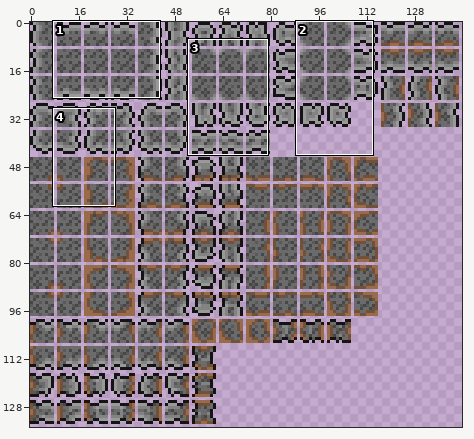
One commit to this sprite sheet: Tiles/Defiled/Defiled_Sand.png. Above: a wide view before the commit, with the close-up outlined.
Close-up. Before the edit:
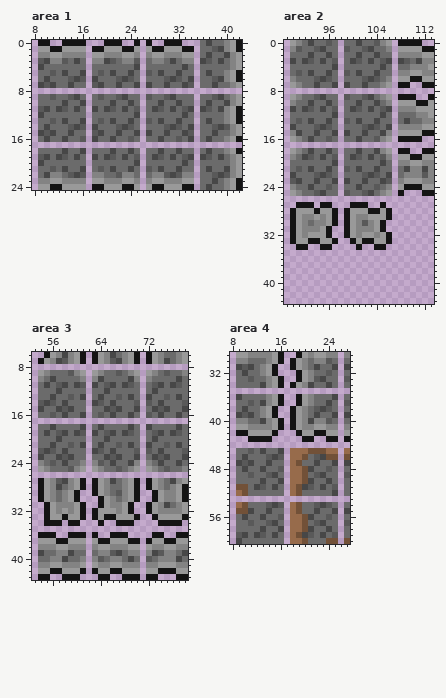
The file is 288x270 pixels, drawn in blocks of 2x2; one block is one cell here. Colours within 5 levels of each other are drawn and written as one. Shown: area 1: x 8..42, y 0..24; area 2: x 89..113, y 0..43; area 3: x 53..78, y 6..43; area 4: x 8..27, y 29..60. The commit also changed other parts of the picture, which this record leaves out.
The result:
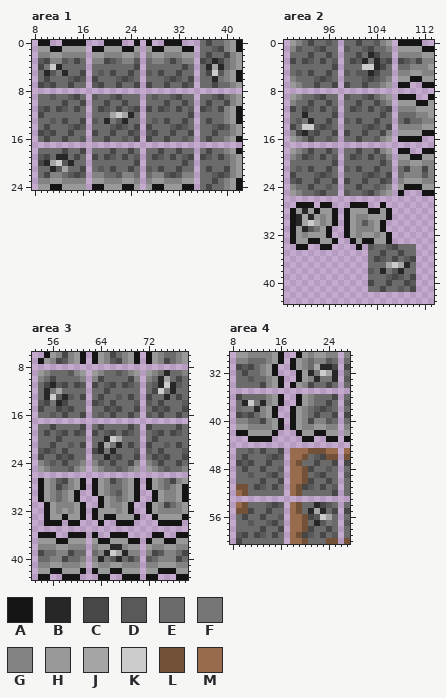
Palette (. is transparent): A #141414  B #272727  C #474747  D #595959  E #6b6b6b  F #767676  G #838383  H #999999  J #a5a5a5  K #cccccc  L #725138  M #976b4b
What changed:
Changed rows in their new state; - is an unchanged pixel.
Area 1:
first column x 10:
 3 ----------------------------B-
 4 FKB------------------------BJB
 5 B-FB------------------------KD
 6 ----------------------------BF
 9 --------DE-DCE---ED-EDC-------
10 ----------CE-CE----EC-EC------
11 --------ECDECEDC-CECDECED-----
12 -----------JKJBE-------EC-----
13 --------DEBFDBE--EDEC-EC------
14 --------E--DCDEC-C--EDCDE-----
15 --------CE-CE-CD-DC-EC-EC-----
16 --------E-CE-DEC-C-EC-EDE-----
19 --BB--------------------------
20 BJKDB-------------------------
21 -BDJ--------------------------
Area 2:
first column x 101:
 2 --B-
 3 -BFB
 4 -KKB
 5 DDB-
first column x 92:
12 B-
13 FB
14 KK
15 BD
first column x 91:
28 -B------------------
29 BJB-----------------
30 BJKJ----------------
31 -BDF----------------
34 ------------DEEDCEEE
35 ------------EECEECEE
36 ------------ECDECEDC
37 ------------EEEJKJBE
38 ------------DEBFDBEE
39 ------------EEEDCDEC
40 ------------CEECEECD
41 ------------EECEEDEC
Area 3:
first column x 55:
 9 --------------------B-
10 -------------------BJ-
11 -B-----------------BKB
12 BFJ----------------KFB
13 BKDB----------------B-
14 -FB-------------------
first column x 64:
20 -BKJ
21 BJFB
22 BFB-
23 -B--
first column x 64:
38 --BB-
39 -BKJB
40 BFDB-
Area 4:
first column x 21:
31 -JBB-
32 BFKJB
33 -BFFB
first column x 10:
37 BKFB
38 FFB-
first column x 21:
54 -B--
55 BJB-
56 -DKJ
57 -BDF
